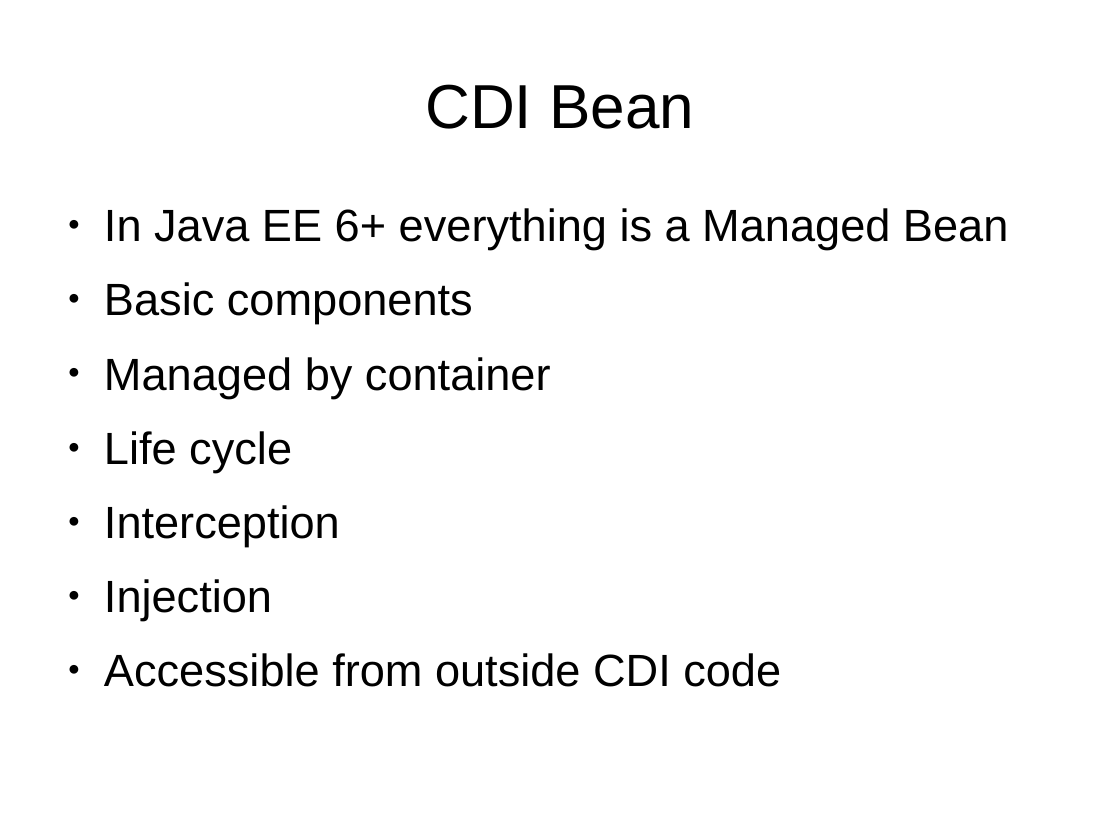
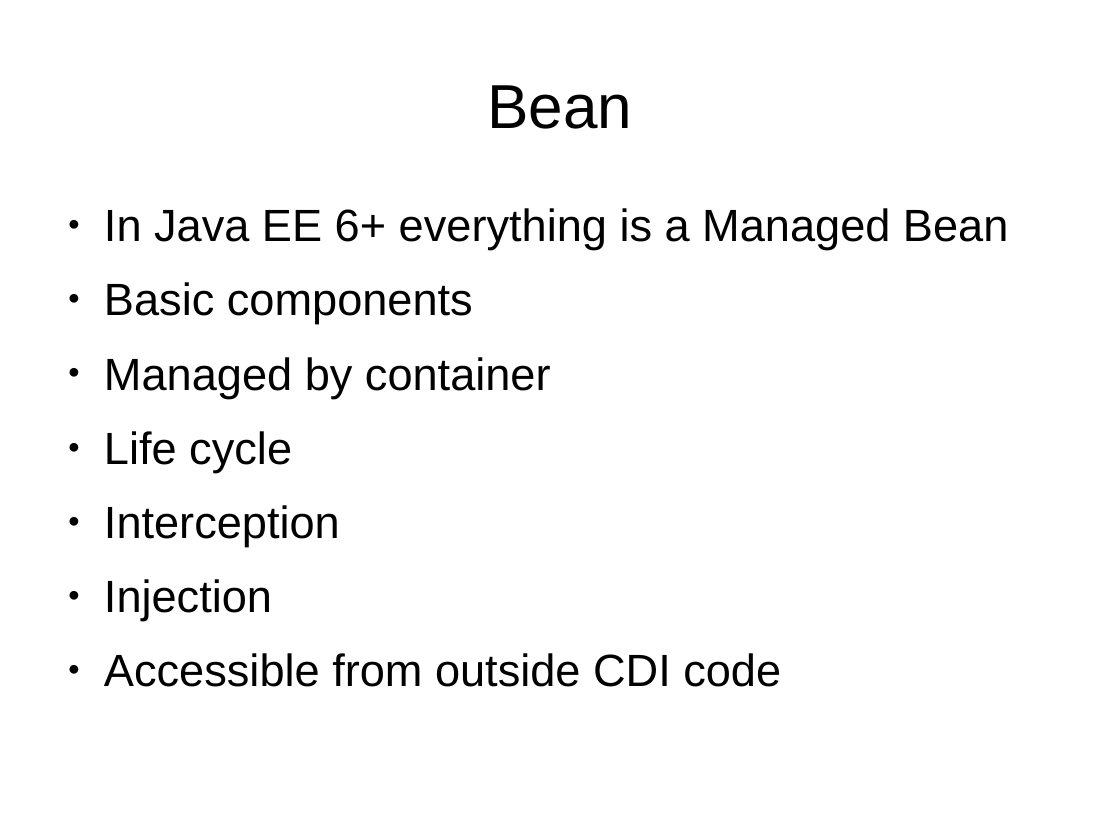
Before and after one commit to FrigoCoder/CDI, a slide deck: slide 8 of CDI.odp (slide 7 before the commit). Drawn at 1120x840 pixels with LibreOffice and Linux fonts; fonts in the diff are those of the drawing. Boxes give left, top, right and bottom in pixels: in the first picture for what was removed or moved away, otherwise in the second. Text is boxed around its words. In the diff, an @@ line names an element or a change of style, - is before the commit and + after.

```diff
--- a/CDI.odp
+++ b/CDI.odp
@@ title at box(487, 85, 632, 129): text changed @@
-CDI Bean
+Bean
```
Also in this commit, not shown: 1 other slide changed, 3 slides added, 8 other files.
